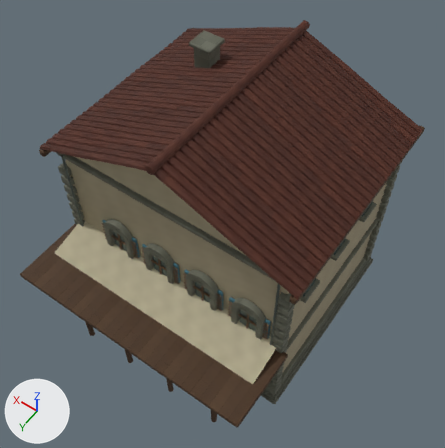
A saved change to the glTF model public/assets/models/buildings/building_merchant_a.glb.
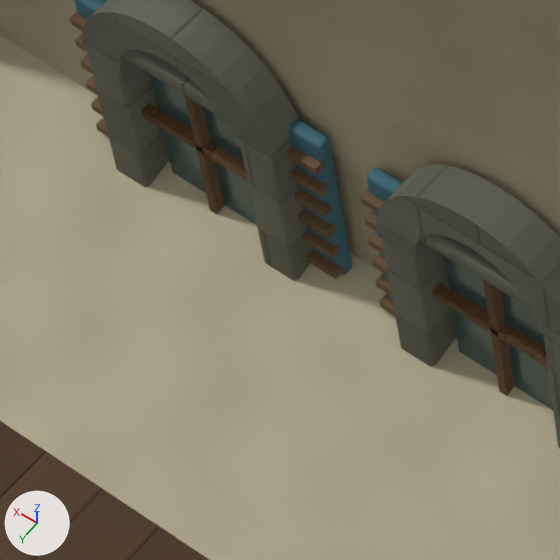
Each version is shown whole from a 50 mm lens placed at (-11.3, 16.8, 30.5), pointed at (-0.5, 1.7, 6.7), then close up on the part from 21% to 38% of the width and 49% to 66% of the height. The lights are fixed; the arrows at lower left show +X, +Y and +Z. The last two pictures show the newer version. Vertices at exactly the same position are counted once.

In view in the first close-up: 'carved_double_door', 'mullion', 'shutter', 'shutter_louvre', 'stepped_stone_plinth', 'striped_loggia_canopy', 'stucco_volume', 'window_recess'.
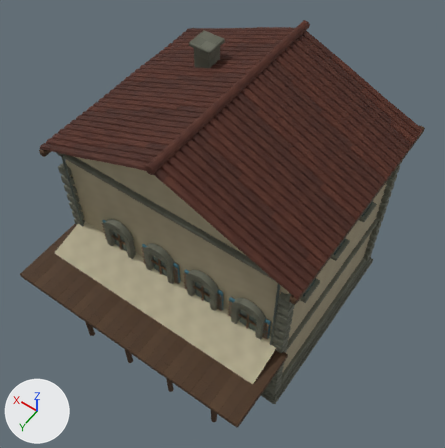
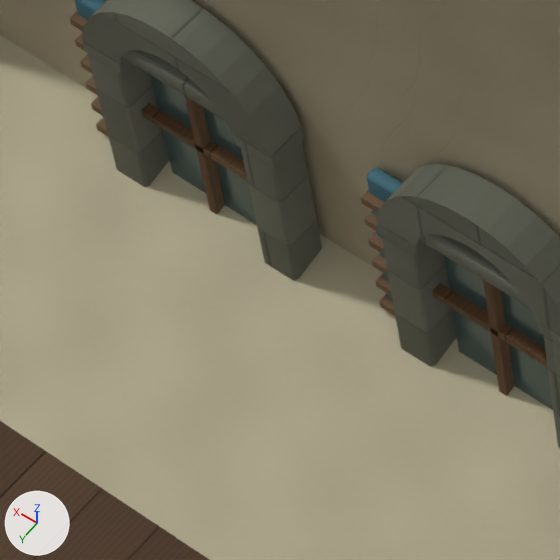
Where the change shows, as pixel boxes (x1, y1, x2, y2) in the close-ups (560 x 560 px):
```json
{"part": 1, "of": "me_cube_2827", "change": "deleted", "before": [288, 119, 352, 275], "on screen": "cyan"}
{"part": 2, "of": "me_cube_2828", "change": "deleted", "before": [287, 146, 344, 279], "on screen": "brown"}
```

Edits to the scene script, one JSON object a line:
```json
{"block": "me_cube_2827", "where": "# used by ob_shutter; location = (-5.27, 5.1, 2.4)"}
{"op": "remove", "block": "me_cube_2827", "code": "me_cube_2827.from_pydata(...)  # 792 vertices, 1452 faces; spans x -0.3..9.94, y -10.26..3.12, z -0.9..7.0"}
{"op": "add", "block": "me_cube_2827", "code": "me_cube_2827.from_pydata(...)  # 624 vertices, 1144 faces; spans x -0.2..9.94, y -10.26..3.12, z -0.9..7.0"}
{"block": "me_cube_2827", "change": "me_cube_2827 part 1: 7 loose pieces with 168 vertices, spanning x -0.3..8.2, y -10.26..0.96, z -0.9..7.0, are deleted"}
{"block": "me_cube_2828", "where": "# used by ob_shutter_louvre; location = (-5.27, 5.18, 1.7)"}
{"op": "remove", "block": "me_cube_2828", "code": "me_cube_2828.from_pydata(...)  # 1792 vertices, 2688 faces; spans x -0.29..9.93, y -10.24..0.94, z -0.03..7.53"}
{"op": "add", "block": "me_cube_2828", "code": "me_cube_2828.from_pydata(...)  # 1400 vertices, 2100 faces; spans x -0.19..9.93, y -10.24..0.94, z -0.03..7.53"}
{"block": "me_cube_2828", "change": "me_cube_2828 part 2: 49 loose pieces with 392 vertices, spanning x -0.29..8.19, y -10.24..0.94, z -0.03..7.53, are deleted"}
```
